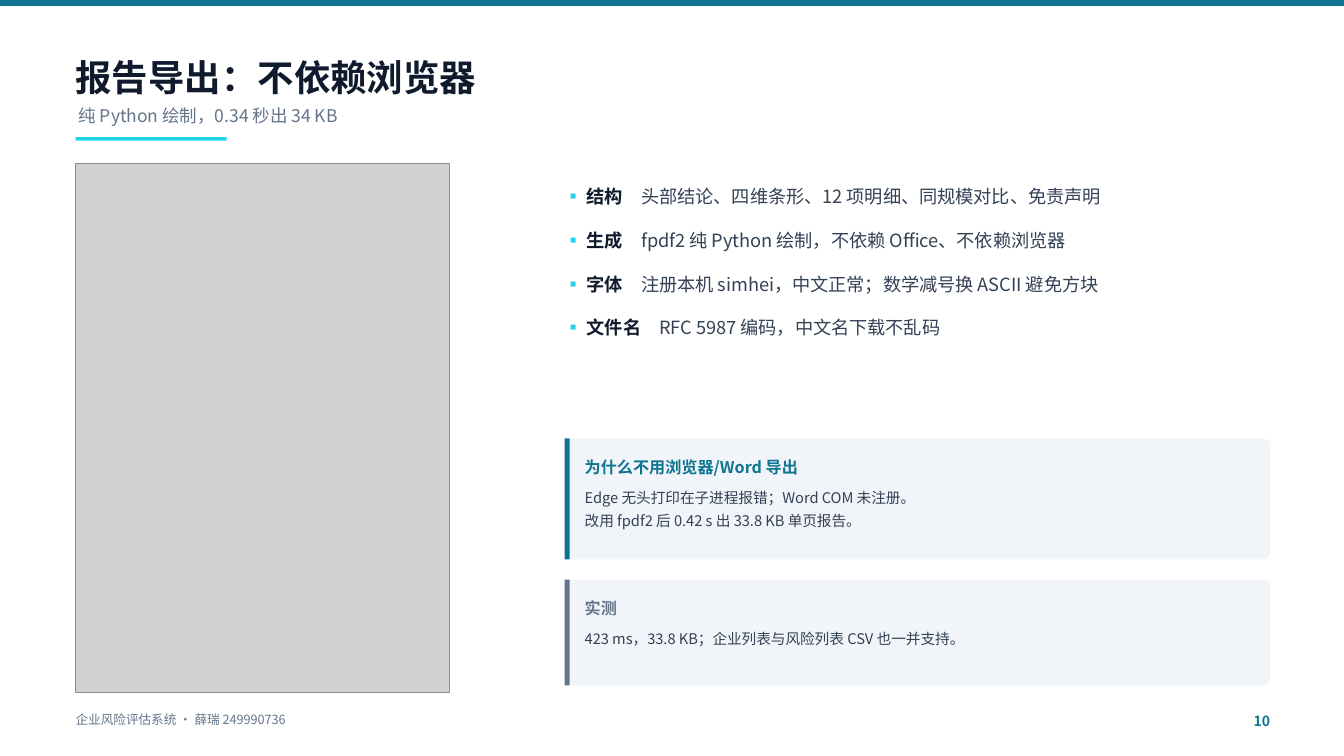
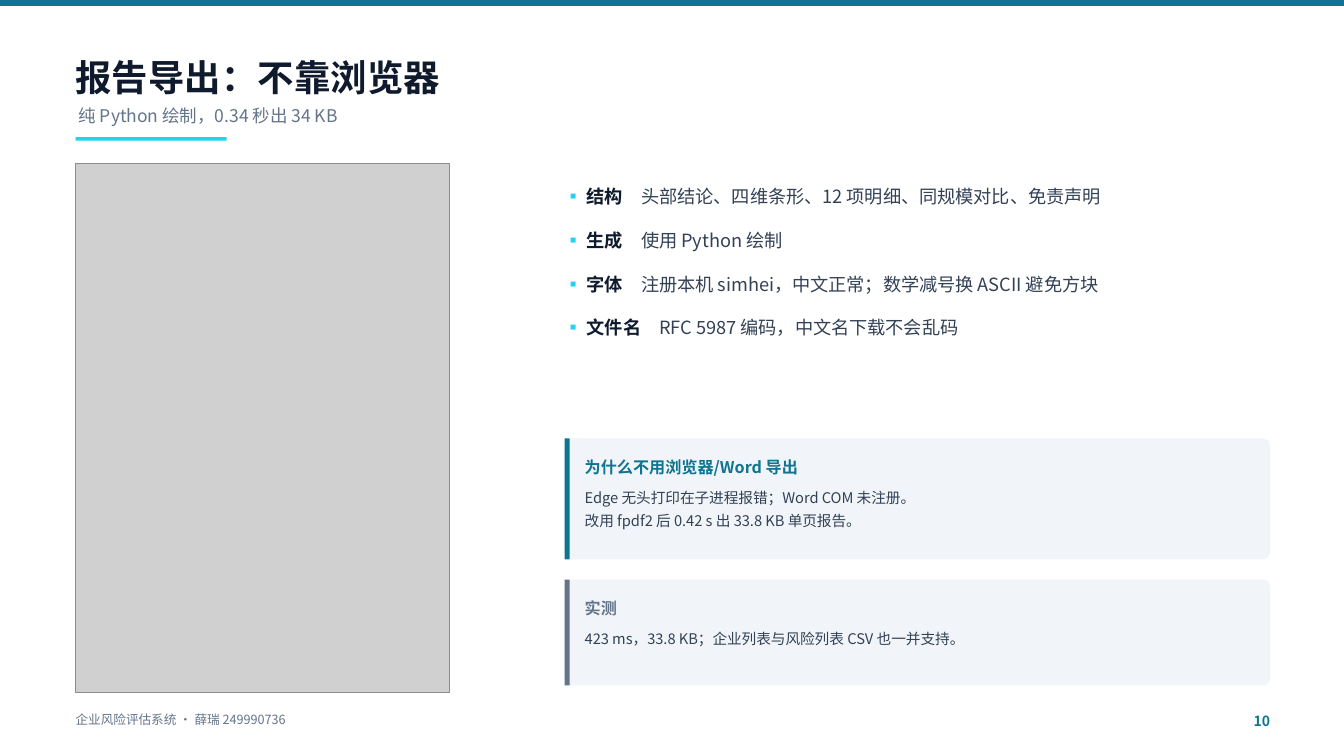
Before and after one commit to pythonlearnerX/enterprise-risk-assessment, a slide deck: slide 10 of 课次/项目17-答辩PPT/企业风险评估系统-答辩汇报-v3.pptx. Drawn at 1344x756 pixels with LibreOffice and Linux fonts; fonts in the diff are those of the drawing; grey boxes stand for pictures. Boxes give left, top, right and bottom in pixels: in the first picture for what was removed or moved away, otherwise in the second. Text is boxed around its words. In the diff, an @@ line names an element or a change of style, - is before the commit and + after.

Commit message:
报告: 按官方模板重写系统测试报告 + 4 项真实性能优化
报告（15 页 / 约 1.57 万字 / 30 表 1 图），严格对齐
《3-系统测试文档模板》与《实训指导书 16》：
- 功能测试 6 模块 × 5 条 = 30 条（每模块含异常/边界），汇总 30/30 通过
- 性能测试 4 项优化，均含优化前后对比（模板要求 ≥3）
- 安全测试 16 项（认证/授权/注入/CSRF/配置），给出未通过项风险等级与整改计划
- 兼容性：Edge 158.0.4370.33 / 1920×1080、1366×768；Chrome 未安装如实标注
- 缺陷 9 条（8 关闭 1 待修复）+ 严重程度定义 + 未通过用例映射
- 附录 A 用例清单、附录 B 提交前自检

代码优化（真实测量，非编造）：
- P-01 风险 CSV 763.6→146.2 ms（values_list + chunk_size）
- P-02 N+1 21→1 条 SQL（select_related）
- P-03 地图聚合 122.5→105.3 ms（Python 逐行改 SQL GROUP BY）
- P-04 新增复合索引 (risk_level, -total_risk_score)，filtered 10%→100%（耗时持平，如实记录）

回归：manage.py test risk_app → 80/80 通过

```diff
--- a/课次/项目17-答辩PPT/企业风险评估系统-答辩汇报-v3.pptx
+++ b/课次/项目17-答辩PPT/企业风险评估系统-答辩汇报-v3.pptx
@@ text at (76,60,440,95): text changed @@
-报告导出：不依赖浏览器
+报告导出：不靠浏览器
@@ text at (587,231,782,252): text changed @@
-▪ 生成 fpdf2 纯 Python 绘制，不依赖 Office、不依赖浏览器
+▪ 生成 使用 Python 绘制
@@ text at (587,318,959,336): text changed @@
-▪ 文件名 RFC 5987 编码，中文名下载不乱码
+▪ 文件名 RFC 5987 编码，中文名下载不会乱码
```
Also in this commit, not shown: 12 other slides changed, 11 other files.
